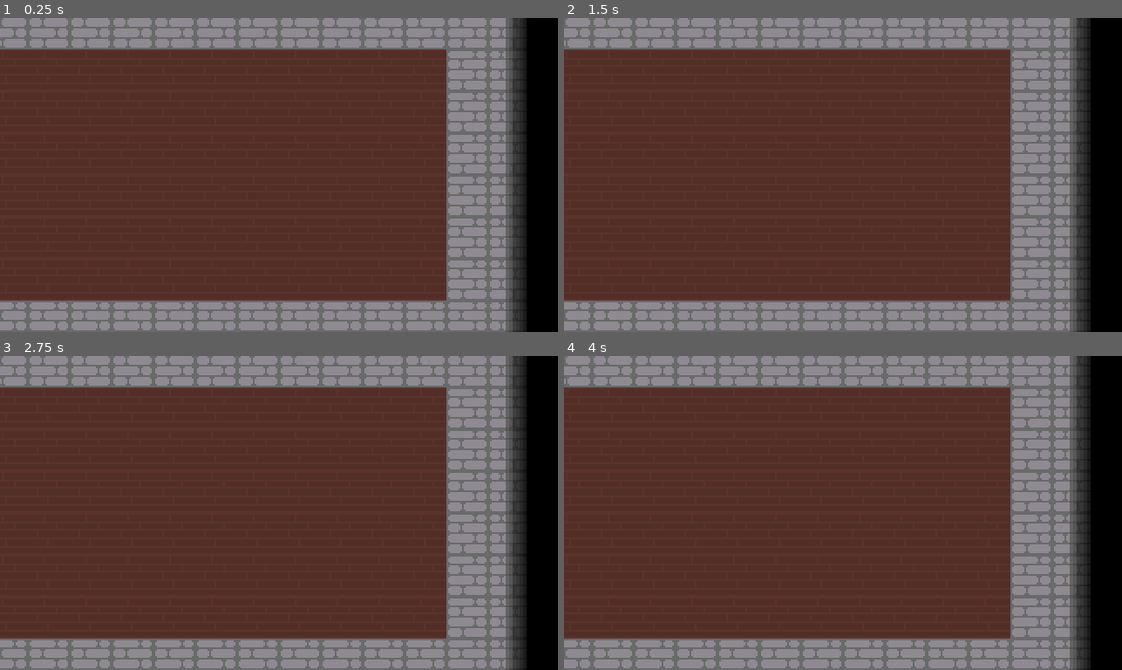
Above: before the commit, frames 1-4 (two rows, left to right).
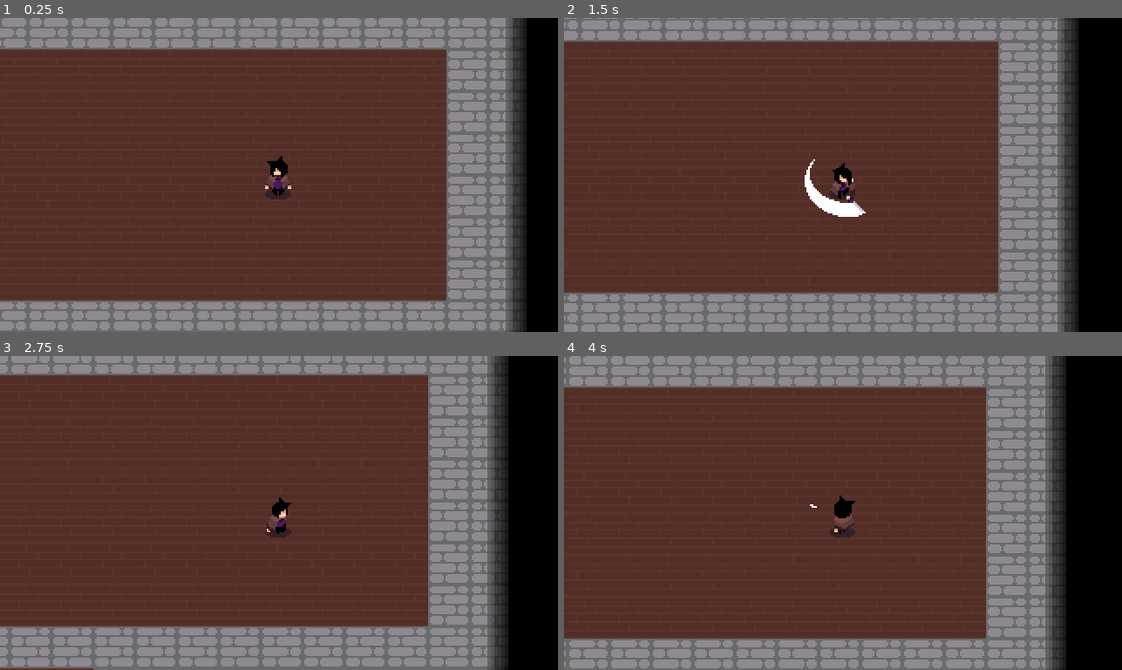
Above: after the commit, the same moments.

Repository: armin4328/dungeon-crawler
Game: Godot game, scene res://node_2d.tscn
Same seed, same stepped clock (60 frames per second), same inputs: the game is played once before the commit and once after it.
Inputs (mouse positions are in pixels of both pictures, inside the frame that each line leads up to):
- Up to frame 1 (0.25 s): no input
- Up to frame 2 (1.5 s): tap Enter at 0.5 s; move the mouse to (965, 159) at 0.52 s; press the mouse at (965, 159) at 0.53 s; hold D (right, bound only after the commit) 0.53-1.28 s; move the mouse to (731, 190) at 1.27 s; release the mouse at (731, 190) at 1.28 s; hold S (down, bound only after the commit) from 1.28 s (still down); click (731, 190) at 1.35 s
- Up to frame 3 (2.75 s): move the mouse to (334, 443) at 2.02 s; release S (down, bound only after the commit) at 2.03 s; press the mouse at (334, 443) at 2.03 s; hold D (right, bound only after the commit) from 2.03 s (still down)
- Up to frame 4 (4 s): move the mouse to (815, 575) at 2.77 s; release D (right, bound only after the commit) at 2.78 s; release the mouse at (815, 575) at 2.78 s; hold W (up, bound only after the commit) 2.78-3.53 s; click (815, 575) at 2.85 s; move the mouse to (1010, 560) at 3.52 s; press the mouse at (1010, 560) at 3.53 s; hold A (left, bound only after the commit) from 3.53 s (still down)

The runs differ from the first frame. In frame 1, 0.4% of the frame differs, in the area x 47-53%, y 43-58%; in frame 2, 22%; in frame 3, 24%, in the area x 0-95%, y 0-100%; in frame 4, 17%.

Commit message:
Add files via upload

Diff:
--- /dev/null
+++ b/new-game-project/enemy_1.tscn
@@ -0,0 +1,29 @@
+[gd_scene load_steps=4 format=3 uid="uid://by6kpit0ls1wl"]
+
+[ext_resource type="Texture2D" uid="uid://2hyw5iqj2t37" path="res://Slime1_Walk_body.png" id="1_5yvxx"]
+
+[sub_resource type="CircleShape2D" id="CircleShape2D_tjshu"]
+radius = 9.0
+
+[sub_resource type="RectangleShape2D" id="RectangleShape2D_7r3l5"]
+size = Vector2(14, 15)
+
+[node name="enemy1" type="CharacterBody2D"]
+
+[node name="hitbox" type="CollisionShape2D" parent="."]
+shape = SubResource("CircleShape2D_tjshu")
+
+[node name="Sprite2D" type="Sprite2D" parent="."]
+texture_filter = 1
+texture = ExtResource("1_5yvxx")
+hframes = 8
+vframes = 4
+
+[node name="Area2D" type="Area2D" parent="Sprite2D"]
+
+[node name="hurtbox" type="CollisionShape2D" parent="Sprite2D/Area2D"]
+position = Vector2(16, 1)
+shape = SubResource("RectangleShape2D_7r3l5")
+disabled = true
+
+[node name="AnimationPlayer" type="AnimationPlayer" parent="."]
--- /dev/null
+++ b/new-game-project/node_2d.gd
@@ -0,0 +1,5 @@
+extends Node2D
+
+func _input(event):
+	if event.is_action_pressed("quit_game"):
+		get_tree().quit()
--- a/new-game-project/node_2d.tscn
+++ b/new-game-project/node_2d.tscn
@@ -1,9 +1,9 @@
-[gd_scene load_steps=6 format=4 uid="uid://cdgykxtg3owil"]
-
+[gd_scene load_steps=20 format=4 uid="uid://cdgykxtg3owil"]
+
+[ext_resource type="Script" path="res://node_2d.gd" id="1_d6xsy"]
+[ext_resource type="Script" path="res://player.gd" id="1_eq8bs"]
 [ext_resource type="Texture2D" uid="uid://csvv5tuxugd0q" path="res://charactersheet.png" id="1_n072q"]
 [ext_resource type="Texture2D" uid="uid://cy3msqtbumphn" path="res://dungeonssheet.png" id="1_xtbyh"]
-
-[sub_resource type="RectangleShape2D" id="RectangleShape2D_qc50h"]
 
 [sub_resource type="TileSetAtlasSource" id="TileSetAtlasSource_6emwc"]
 texture = ExtResource("1_xtbyh")
@@ -13,6 +13,7 @@
 0:2/0 = 0
 1:2/0 = 0
 1:1/0 = 0
+1:1/0/physics_layer_0/polygon_0/points = PackedVector2Array(-12, -12, 12, -12, 12, 12, -12, 12)
 1:0/0 = 0
 2:0/0 = 0
 3:0/0 = 0
@@ -31,26 +32,293 @@
 
 [sub_resource type="TileSet" id="TileSet_ppiu2"]
 tile_size = Vector2i(24, 24)
+physics_layer_0/collision_layer = 16
+physics_layer_0/collision_mask = 16
 sources/0 = SubResource("TileSetAtlasSource_6emwc")
 
-[node name="Node2D" type="Node2D"]
-
-[node name="Camera2D" type="Camera2D" parent="."]
-
-[node name="player" type="CharacterBody2D" parent="."]
-texture_filter = 1
-
-[node name="player_sprite" type="Sprite2D" parent="player"]
-texture = ExtResource("1_n072q")
-hframes = 6
-vframes = 4
-
-[node name="player_hitbox" type="CollisionShape2D" parent="player"]
-shape = SubResource("RectangleShape2D_qc50h")
-
-[node name="AnimationPlayer" type="AnimationPlayer" parent="player"]
+[sub_resource type="RectangleShape2D" id="RectangleShape2D_78531"]
+size = Vector2(18.5, 18.6875)
+
+[sub_resource type="RectangleShape2D" id="RectangleShape2D_adiei"]
+size = Vector2(20, 29)
+
+[sub_resource type="Animation" id="Animation_njp4e"]
+length = 0.001
+tracks/0/type = "value"
+tracks/0/imported = false
+tracks/0/enabled = true
+tracks/0/path = NodePath("Sprite2D:frame")
+tracks/0/interp = 1
+tracks/0/loop_wrap = true
+tracks/0/keys = {
+"times": PackedFloat32Array(0),
+"transitions": PackedFloat32Array(1),
+"update": 1,
+"values": [0]
+}
+tracks/1/type = "value"
+tracks/1/imported = false
+tracks/1/enabled = true
+tracks/1/path = NodePath("Sprite2D/Area2D/hurtbox:disabled")
+tracks/1/interp = 1
+tracks/1/loop_wrap = true
+tracks/1/keys = {
+"times": PackedFloat32Array(0),
+"transitions": PackedFloat32Array(1),
+"update": 1,
+"values": [true]
+}
+
+[sub_resource type="Animation" id="Animation_p8kbb"]
+resource_name = "down"
+length = 0.6
+loop_mode = 1
+tracks/0/type = "value"
+tracks/0/imported = false
+tracks/0/enabled = true
+tracks/0/path = NodePath("Sprite2D:frame")
+tracks/0/interp = 1
+tracks/0/loop_wrap = true
+tracks/0/keys = {
+"times": PackedFloat32Array(0, 0.1, 0.2, 0.3, 0.4, 0.5),
+"transitions": PackedFloat32Array(1, 1, 1, 1, 1, 1),
+"update": 1,
+"values": [0, 1, 2, 3, 4, 5]
+}
+
+[sub_resource type="Animation" id="Animation_5y6lc"]
+resource_name = "down_attack"
+length = 0.65
+tracks/0/type = "value"
+tracks/0/imported = false
+tracks/0/enabled = true
+tracks/0/path = NodePath("Sprite2D:frame")
+tracks/0/interp = 1
+tracks/0/loop_wrap = true
+tracks/0/keys = {
+"times": PackedFloat32Array(0, 0.1, 0.2, 0.3, 0.4, 0.5, 0.6),
+"transitions": PackedFloat32Array(1, 1, 1, 1, 1, 1, 1),
+"update": 1,
+"values": [60, 61, 62, 63, 64, 65, 66]
+}
+tracks/1/type = "value"
+tracks/1/imported = false
+tracks/1/enabled = true
+tracks/1/path = NodePath("Sprite2D/Area2D/hurtbox:disabled")
+tracks/1/interp = 1
+tracks/1/loop_wrap = true
+tracks/1/keys = {
+"times": PackedFloat32Array(0, 0.1, 0.3),
+"transitions": PackedFloat32Array(1, 1, 1),
+"update": 1,
+"values": [true, false, true]
+}
+
+[sub_resource type="Animation" id="Animation_flnqu"]
+resource_name = "idle"
+length = 1.2
+loop_mode = 1
+step = 1.0
+tracks/0/type = "value"
+tracks/0/imported = false
+tracks/0/enabled = true
+tracks/0/path = NodePath("Sprite2D:frame")
+tracks/0/interp = 1
+tracks/0/loop_wrap = true
+tracks/0/keys = {
+"times": PackedFloat32Array(0, 0.1, 0.2, 0.3, 0.4, 0.5, 0.6, 0.7, 0.8, 0.9, 1, 1.1),
+"transitions": PackedFloat32Array(1, 1, 1, 1, 1, 1, 1, 1, 1, 1, 1, 1),
+"update": 1,
+"values": [48, 49, 50, 51, 52, 53, 54, 55, 56, 57, 58, 59]
+}
+
+[sub_resource type="Animation" id="Animation_buxvi"]
+resource_name = "left"
+length = 0.6
+loop_mode = 1
+tracks/0/type = "value"
+tracks/0/imported = false
+tracks/0/enabled = true
+tracks/0/path = NodePath("Sprite2D:frame")
+tracks/0/interp = 1
+tracks/0/loop_wrap = true
+tracks/0/keys = {
+"times": PackedFloat32Array(0, 0.1, 0.2, 0.3, 0.4, 0.5),
+"transitions": PackedFloat32Array(1, 1, 1, 1, 1, 1),
+"update": 1,
+"values": [24, 25, 26, 27, 28, 29]
+}
+
+[sub_resource type="Animation" id="Animation_b427p"]
+resource_name = "left_attack"
+length = 0.65
+tracks/0/type = "value"
+tracks/0/imported = false
+tracks/0/enabled = true
+tracks/0/path = NodePath("Sprite2D:frame")
+tracks/0/interp = 1
+tracks/0/loop_wrap = true
+tracks/0/keys = {
+"times": PackedFloat32Array(0, 0.1, 0.2, 0.3, 0.4, 0.5, 0.6),
+"transitions": PackedFloat32Array(1, 1, 1, 1, 1, 1, 1),
+"update": 1,
+"values": [72, 73, 74, 75, 76, 77, 78]
+}
+tracks/1/type = "value"
+tracks/1/imported = false
+tracks/1/enabled = true
+tracks/1/path = NodePath("Sprite2D/Area2D/hurtbox:disabled")
+tracks/1/interp = 1
+tracks/1/loop_wrap = true
+tracks/1/keys = {
+"times": PackedFloat32Array(0, 0.1, 0.3),
+"transitions": PackedFloat32Array(1, 1, 1),
+"update": 1,
+"values": [true, false, true]
+}
+
+[sub_resource type="Animation" id="Animation_ff8en"]
+resource_name = "right"
+length = 0.6
+loop_mode = 1
+tracks/0/type = "value"
+tracks/0/imported = false
+tracks/0/enabled = true
+tracks/0/path = NodePath("Sprite2D:frame")
+tracks/0/interp = 1
+tracks/0/loop_wrap = true
+tracks/0/keys = {
+"times": PackedFloat32Array(0, 0.1, 0.2, 0.3, 0.4, 0.5),
+"transitions": PackedFloat32Array(1, 1, 1, 1, 1, 1),
+"update": 1,
+"values": [36, 37, 38, 39, 41, 40]
+}
+
+[sub_resource type="Animation" id="Animation_w236q"]
+resource_name = "right_attack"
+length = 0.65
+tracks/0/type = "value"
+tracks/0/imported = false
+tracks/0/enabled = true
+tracks/0/path = NodePath("Sprite2D:frame")
+tracks/0/interp = 1
+tracks/0/loop_wrap = true
+tracks/0/keys = {
+"times": PackedFloat32Array(0, 0.1, 0.2, 0.3, 0.4, 0.5, 0.6),
+"transitions": PackedFloat32Array(1, 1, 1, 1, 1, 1, 1),
+"update": 1,
+"values": [90, 89, 88, 87, 86, 85, 84]
+}
+tracks/1/type = "value"
+tracks/1/imported = false
+tracks/1/enabled = true
+tracks/1/path = NodePath("Sprite2D/Area2D/hurtbox:disabled")
+tracks/1/interp = 1
+tracks/1/loop_wrap = true
+tracks/1/keys = {
+"times": PackedFloat32Array(0, 0.1, 0.3),
+"transitions": PackedFloat32Array(1, 1, 1),
+"update": 1,
+"values": [true, false, true]
+}
+
+[sub_resource type="Animation" id="Animation_pyk6x"]
+resource_name = "up"
+length = 0.6
+loop_mode = 1
+tracks/0/type = "value"
+tracks/0/imported = false
+tracks/0/enabled = true
+tracks/0/path = NodePath("Sprite2D:frame")
+tracks/0/interp = 1
+tracks/0/loop_wrap = true
+tracks/0/keys = {
+"times": PackedFloat32Array(0, 0.1, 0.2, 0.3, 0.4, 0.5),
+"transitions": PackedFloat32Array(1, 1, 1, 1, 1, 1),
+"update": 1,
+"values": [12, 13, 14, 15, 16, 17]
+}
+
+[sub_resource type="Animation" id="Animation_y3cd7"]
+resource_name = "up_attack"
+length = 0.65
+tracks/0/type = "value"
+tracks/0/imported = false
+tracks/0/enabled = true
+tracks/0/path = NodePath("Sprite2D:frame")
+tracks/0/interp = 1
+tracks/0/loop_wrap = true
+tracks/0/keys = {
+"times": PackedFloat32Array(0, 0.1, 0.2, 0.3, 0.4, 0.5, 0.6),
+"transitions": PackedFloat32Array(1, 1, 1, 1, 1, 1, 1),
+"update": 1,
+"values": [96, 97, 98, 99, 100, 101, 102]
+}
+tracks/1/type = "value"
+tracks/1/imported = false
+tracks/1/enabled = true
+tracks/1/path = NodePath("Sprite2D/Area2D/hurtbox:disabled")
+tracks/1/interp = 1
+tracks/1/loop_wrap = true
+tracks/1/keys = {
+"times": PackedFloat32Array(0, 0.1, 0.3),
+"transitions": PackedFloat32Array(1, 1, 1),
+"update": 1,
+"values": [true, false, true]
+}
+
+[sub_resource type="AnimationLibrary" id="AnimationLibrary_3ujss"]
+_data = {
+"RESET": SubResource("Animation_njp4e"),
+"down": SubResource("Animation_p8kbb"),
+"down_attack": SubResource("Animation_5y6lc"),
+"idle": SubResource("Animation_flnqu"),
+"left": SubResource("Animation_buxvi"),
+"left_attack": SubResource("Animation_b427p"),
+"right": SubResource("Animation_ff8en"),
+"right_attack": SubResource("Animation_w236q"),
+"up": SubResource("Animation_pyk6x"),
+"up_attack": SubResource("Animation_y3cd7")
+}
+
+[node name="main_scene" type="Node2D"]
+script = ExtResource("1_d6xsy")
 
 [node name="tileset" type="TileMapLayer" parent="."]
 texture_filter = 1
 tile_map_data = PackedByteArray("AAD+//7/AAAEAAAAAAD+////AAAEAAAAAAD/////AAAEAAAAAAAAAP//AAAEAAAAAAABAP//AAAEAAAAAAACAP …(32848 unchanged characters)…
 tile_set = SubResource("TileSet_ppiu2")
+
+[node name="player" type="CharacterBody2D" parent="."]
+collision_layer = 16
+collision_mask = 16
+collision_priority = 0.35
+script = ExtResource("1_eq8bs")
+
+[node name="CollisionShape2D" type="CollisionShape2D" parent="player"]
+position = Vector2(0, 3.34375)
+shape = SubResource("RectangleShape2D_78531")
+
+[node name="Camera2D" type="Camera2D" parent="player"]
+
+[node name="Sprite2D" type="Sprite2D" parent="player"]
+texture_filter = 1
+texture = ExtResource("1_n072q")
+hframes = 12
+vframes = 9
+
+[node name="Area2D" type="Area2D" parent="player/Sprite2D"]
+
+[node name="hurtbox" type="CollisionShape2D" parent="player/Sprite2D/Area2D"]
+position = Vector2(-21, 4)
+shape = SubResource("RectangleShape2D_adiei")
+disabled = true
+
+[node name="AnimationPlayer" type="AnimationPlayer" parent="player"]
+libraries = {
+"": SubResource("AnimationLibrary_3ujss")
+}
+
+[node name="attack_cooldown" type="Timer" parent="player"]
+
+[connection signal="timeout" from="player/attack_cooldown" to="player" method="_on_attack_cooldown_timeout"]
--- /dev/null
+++ b/new-game-project/player.gd
@@ -0,0 +1,71 @@
+extends CharacterBody2D
+
+@export var speed = 70 # Adjust this value to your desired speed
+@onready var anim = $AnimationPlayer
+
+var isAttacking = false
+var current_direction = "idle"
+
+func _physics_process(delta: float) -> void:
+	velocity = Vector2.ZERO
+
+	if not isAttacking:
+		if Input.is_action_pressed("left"):
+			velocity.x -= 1
+
+		if Input.is_action_pressed("right"):
+			velocity.x += 1
+
+		if Input.is_action_pressed("up"):
+			velocity.y -= 1
+
+		if Input.is_action_pressed("down"):
+			velocity.y += 1
+
+		# Normalize the velocity to ensure consistent speed in all directions
+		if velocity != Vector2.ZERO:
+			velocity = velocity.normalized() * speed
+
+			# Determine movement direction for animations
+			if abs(velocity.x) > abs(velocity.y):
+				if velocity.x > 0:
+					current_direction = "right"
+				else:
+					current_direction = "left"
+			else:
+				if velocity.y > 0:
+					current_direction = "down"
+				else:
+					current_direction = "up"
+		else:
+			current_direction = "idle"
+
+		# Play movement animations based on direction
+		anim.play(current_direction if current_direction != "idle" else "idle")
+
+	move_and_slide()
+
+func _input(event):
+	if event.is_action_pressed("attack") and not isAttacking:
+		isAttacking = true
+		play_attack_animation()
+
+func play_attack_animation():
+	match current_direction:
+		"up":
+			anim.play("up_attack")
+		"down":
+			anim.play("down_attack")
+		"left":
+			anim.play("left_attack")
+		"right":
+			anim.play("right_attack")
+		"idle":
+			anim.play("down_attack") # Optional: Idle attack animation if needed
+
+	# Set a timer to reset isAttacking after the attack animation finishes
+	var attack_duration = anim.current_animation_length
+	$attack_cooldown.start(attack_duration)
+
+func _on_attack_cooldown_timeout() -> void:
+	isAttacking = false
--- a/new-game-project/project.godot
+++ b/new-game-project/project.godot
@@ -22,6 +22,39 @@
 window/size/mode=3
 window/stretch/mode="canvas_items"
 
+[input]
+
+up={
+"deadzone": 0.5,
+"events": [Object(InputEventKey,"resource_local_to_scene":false,"resource_name":"","device":-1,"window_id":0,"alt_pressed":false,"shift_pressed":false,"ctrl_pressed":false,"meta_pressed":false,"pressed":false,"keycode":0,"physical_keycode":87,"key_label":0,"unicode":119,"location":0,"echo":false,"script":null)
+]
+}
+right={
+"deadzone": 0.5,
+"events": [Object(InputEventKey,"resource_local_to_scene":false,"resource_name":"","device":-1,"window_id":0,"alt_pressed":false,"shift_pressed":false,"ctrl_pressed":false,"meta_pressed":false,"pressed":false,"keycode":0,"physical_keycode":68,"key_label":0,"unicode":100,"location":0,"echo":false,"script":null)
+]
+}
+down={
+"deadzone": 0.5,
+"events": [Object(InputEventKey,"resource_local_to_scene":false,"resource_name":"","device":-1,"window_id":0,"alt_pressed":false,"shift_pressed":false,"ctrl_pressed":false,"meta_pressed":false,"pressed":false,"keycode":0,"physical_keycode":83,"key_label":0,"unicode":115,"location":0,"echo":false,"script":null)
+]
+}
+left={
+"deadzone": 0.5,
+"events": [Object(InputEventKey,"resource_local_to_scene":false,"resource_name":"","device":-1,"window_id":0,"alt_pressed":false,"shift_pressed":false,"ctrl_pressed":false,"meta_pressed":false,"pressed":false,"keycode":0,"physical_keycode":65,"key_label":0,"unicode":97,"location":0,"echo":false,"script":null)
+]
+}
+quit_game={
+"deadzone": 0.5,
+"events": [Object(InputEventKey,"resource_local_to_scene":false,"resource_name":"","device":0,"window_id":0,"alt_pressed":false,"shift_pressed":false,"ctrl_pressed":false,"meta_pressed":false,"pressed":false,"keycode":0,"physical_keycode":4194305,"key_label":0,"unicode":0,"location":0,"echo":false,"script":null)
+]
+}
+attack={
+"deadzone": 0.5,
+"events": [Object(InputEventMouseButton,"resource_local_to_scene":false,"resource_name":"","device":-1,"window_id":0,"alt_pressed":false,"shift_pressed":false,"ctrl_pressed":false,"meta_pressed":false,"button_mask":0,"position":Vector2(0, 0),"global_position":Vector2(0, 0),"factor":1.0,"button_index":1,"canceled":false,"pressed":false,"double_click":false,"script":null)
+]
+}
+
 [rendering]
 
 environment/defaults/default_clear_color=Color(0.458405, 0.458405, 0.458405, 1)
Binary file added: new-game-project/Slime1_Walk_body.png
Not shown, added: new-game-project/Slime1_Walk_body.png.import
Binary file changed: new-game-project/charactersheet.png
